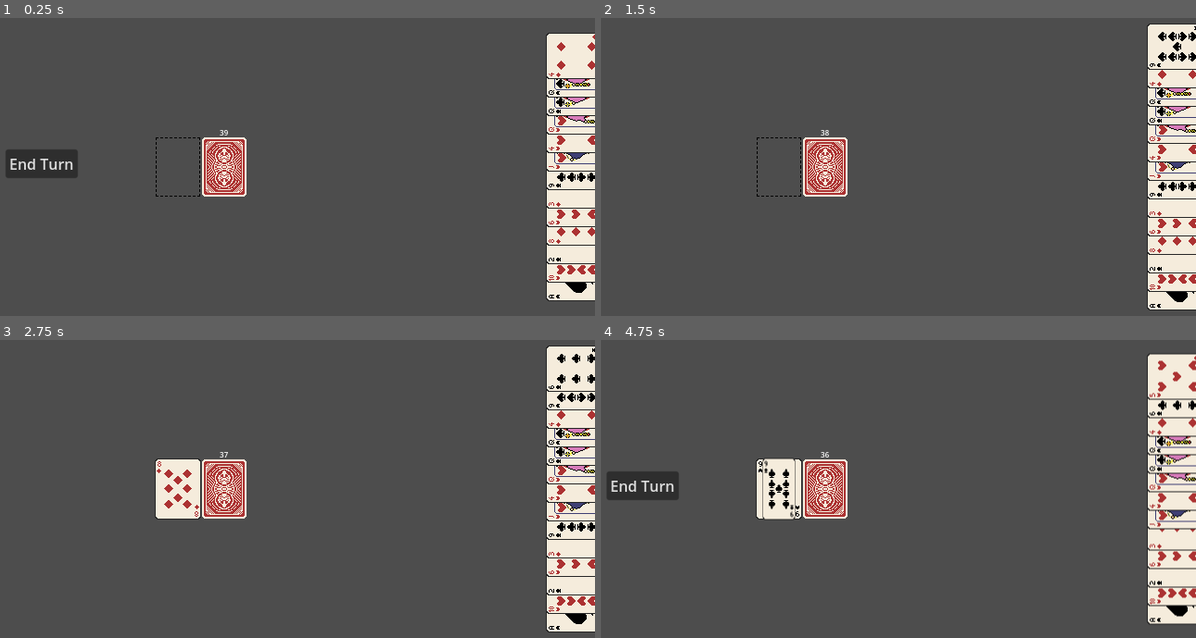
Above: before the commit, frames 1-4 (two rows, left to right).
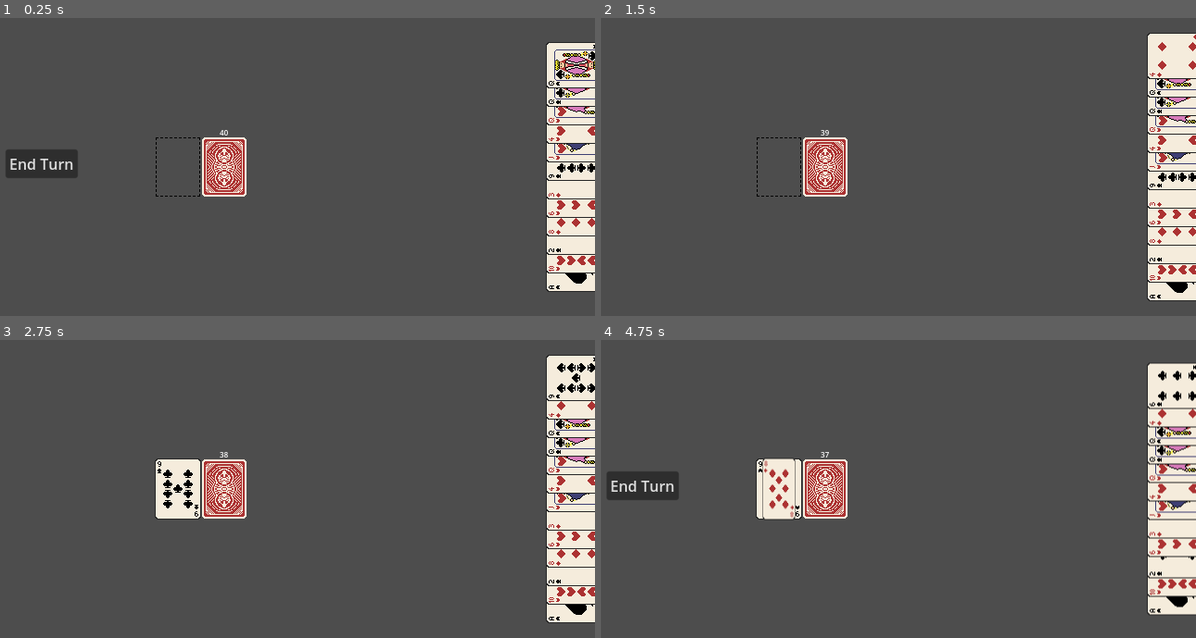
Above: after the commit, the same moments.

Repository: ajnsoriano/TongitsPlus
Game: Godot game, scene res://Scenes/main.tscn
The game is run twice, just before and just after one commit, with the same random seed, the same clock (stepped at 60 frames per second) and the same inputs.
Inputs (mouse positions are in pixels of both pictures, inside the frame that each line leads up to):
- Up to frame 1 (0.25 s): no input
- Up to frame 2 (1.5 s): click "End Turn" at 0.5 s; tap Enter at 1.25 s; drag from (1178, 286) to (1178, 175) at 1.27 s
- Up to frame 3 (2.75 s): click "End Turn" at 2 s
- Up to frame 4 (4.75 s): tap Space at 2.75 s; drag from (1178, 590) to (1178, 480) at 2.77 s; click "End Turn" at 3.5 s; tap Enter at 4.25 s; move the mouse to (1178, 572) at 4.27 s; click (1178, 572) at 4.42 s

The runs differ from the first frame. In frame 1, 3.6% of the frame differs, in the area x 36-100%, y 4-96%; in frame 2, 3.6%; in frame 3, 4.0%; in frame 4, 4.4%, in the area x 27-100%, y 4-96%.

Commit message:
Adjusted ai decision making for melds to handle cards that are included in sets and runs

Diff:
--- a/Scripts/turn_manager.gd
+++ b/Scripts/turn_manager.gd
@@ -1,7 +1,7 @@
 extends Node
 
 const DEFAULT_CARD_MOVE_SPEED = 0.1
-
+var turn = 1
 var turn_timer
 var deck_reference
 var opponent_hand
@@ -15,7 +15,7 @@
 	opponent_hand = $"../OpponentHand"
 	discard_pile = $"../CardSlot"
 
-	for i in range(0, 13):
+	for i in range(1, 13):
 		deck_reference.draw_card(opponent_hand)
 
 # Called every frame. 'delta' is the elapsed time since the previous frame.
@@ -28,6 +28,8 @@
 	opponent_turn()
 
 func opponent_turn():
+	print("TURN: ", turn)
+	turn += 1
 	$"../EndTurnButton".disabled = true
 	$"../EndTurnButton".visible = false
 
@@ -45,50 +47,49 @@
 
 	# look for melds
 
+	var meld_result = find_melds(opponent_hand.opponent_hand)
+	var sets = meld_result["sets"]
+	var runs = meld_result["runs"]
+	var deadwood = meld_result["deadwood"]
+
+
 	# Look for sets
-	var sets = detect_sets(opponent_hand)
+	#var sets = detect_sets(opponent_hand)
 	if !sets.is_empty():
 		print("Sets:")
 		for set_ in sets:
 			for card in set_:
 				print(str(card.rank) + " of " + card.suit)
 		print("-End Sets")
-
-	# Look for runs
-	var runs = detect_runs(opponent_hand)
+	#
+	## Look for runs
+	#var runs = detect_runs(opponent_hand)
 	if !runs.is_empty():
 		print("Runs:")
 		for run in runs:
 			for card in run:
 				print(str(card.rank) + " of " + card.suit)
 		print("-End runs")
-
+	#
 	var worst_card = choose_card_to_discard(opponent_hand.opponent_hand, sets, runs)
 	print("Worst card: " + str(worst_card.rank) + " of " + worst_card.suit)
 
-	var safe_cards = {}
-	for meld in sets:
-		for card in meld:
-			safe_cards[card] = true
-
-	for meld in runs:
-		for card in meld:
-			safe_cards[card] = true
-
-	# discard unwanted cards
+	## discard unwanted cards
 	discard(worst_card,opponent_hand)
-	# end turn
-	var deadwood = []
+	## end turn
+
 	var deadwood_value = 0
-	for card in opponent_hand.opponent_hand:
-		if not safe_cards.has(card):
-			deadwood.append(card)
+
+
 	if !deadwood.is_empty():
+		print("Deadwood cards:")
 		for card in deadwood:
-			if card.rank > 10:
-				deadwood_value += 10
-			else:
-				deadwood_value += card.rank
+			if card != worst_card:
+				print(str(card.rank) + " of " + card.suit)
+				if card.rank > 10:
+					deadwood_value += 10
+				else:
+					deadwood_value += card.rank
 
 		print("Deadwood: ", deadwood_value)
 	else:
@@ -226,3 +227,85 @@
 			worst_card = c
 
 	return worst_card
+
+func find_melds(hand):
+	var sets = []
+	var runs = []
+
+	var rank_map := {}
+	# find sets
+	for card in hand:
+		if not rank_map.has(card.rank):
+			rank_map[card.rank] = []
+		rank_map[card.rank].append(card)
+
+	for rank in rank_map.keys():
+		var group = rank_map[rank]
+		if group.size() >= 3:
+			sets.append(group.duplicate())
+
+	# find runs
+	var suit_map := {}
+	for card in hand:
+		if not suit_map.has(card.suit):
+			suit_map[card.suit] = []
+		suit_map[card.suit].append(card)
+
+	for suit in suit_map.keys():
+		var cards = suit_map[suit]
+		#print("CHECKPOINT")
+		#print(cards)
+		# sort by rank
+		cards.sort_custom(func(a,b): return a.rank < b.rank)
+		#print(cards)
+		#print("END CHECKPOINT")
+		var current_run = []
+
+		for i in range(cards.size()):
+			if current_run.is_empty():
+				current_run.append(cards[i])
+			else:
+				var last_rank = current_run.back().rank
+				if cards[i].rank == last_rank + 1:
+					current_run.append(cards[i])
+				else:
+					if current_run.size() >= 3:
+						runs.append(current_run.duplicate())
+					current_run = [cards[i]]
+
+		if current_run.size() >= 3:
+			runs.append(current_run.duplicate())
+
+	# remove overlap
+	var used_cards := {}
+
+	# mark cards used in sets so they cannot appear in runs
+	for meld in sets:
+		for c in meld:
+			used_cards[c] = true
+
+	# filter runs to remove any that contain used cards
+	var final_runs := []
+	for run in runs:
+		var ok = true
+		for c in run:
+			if used_cards.has(c):
+				ok = false
+				break
+		if ok:
+			final_runs.append(run)
+			# mark run cards too
+			for c in run:
+				used_cards[c] = true
+
+	# list unmatched cards/deadwood
+	var unmatched := []
+	for c in hand:
+		if not used_cards.has(c):
+			unmatched.append(c)
+
+	return {
+		"sets": sets,
+		"runs": final_runs,
+		"deadwood": unmatched
+	}
